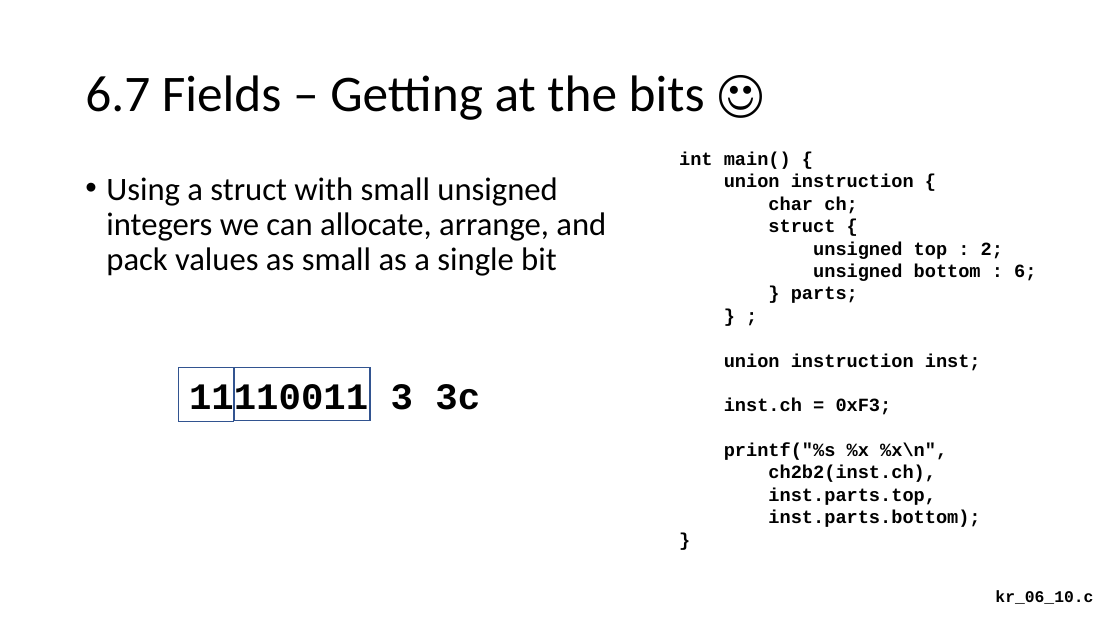
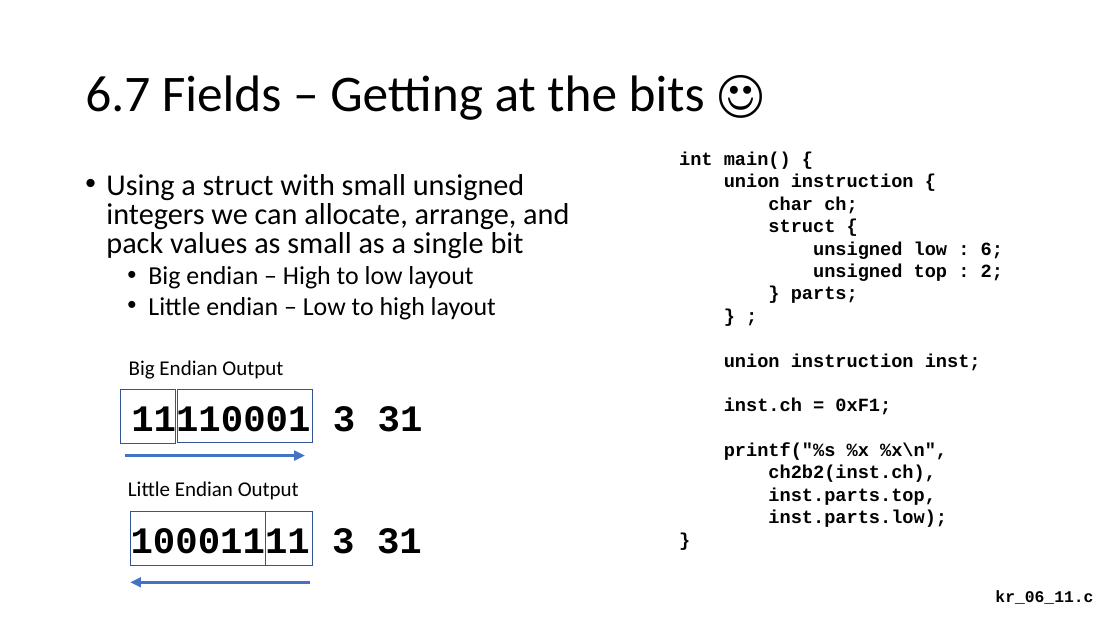
Before and after one commit to csev/cc4e, a slide deck: slide 40 of lectures/old/KR-6-Max.pptx. Drawn at 1120x630 pixels with LibreOffice and Linux fonts; fonts in the diff are those of the drawing. Boxes give left, top, right and bottom in pixels: in the first picture for what was removed or moved away, otherwise in the second. Text is boxed around its words. In the diff, an @@ line names an element or a change of style, - is before the commit and + after.

```diff
--- a/lectures/old/KR-6-Max.pptx
+++ b/lectures/old/KR-6-Max.pptx
@@ text at bbox=[106, 174, 569, 259]: size 28 to 25.9 pt in "Using a struct with small unsigned integers ..."; line spacing 0.9 to 0.8 @@
@@ text at bbox=[148, 266, 496, 320]: paragraphs added @@
+  • Big endian – High to low layout
+  • Little endian – Low to high layout
@@ text at bbox=[813, 242, 1003, 259]: paragraph added @@
+unsigned low : 6;
@@ text at bbox=[813, 264, 1036, 281]: paragraph removed @@
-unsigned bottom : 6;
@@ text added at bbox=[129, 360, 283, 379], 18 pt, text #000000 @@
+Big Endian Output
@@ rectangle: place and size @@
-rectangle at bbox=[235, 367, 371, 421]
+rectangle at bbox=[177, 389, 313, 443]
@@ rectangle: place and size @@
-rectangle at bbox=[178, 368, 234, 422]
+rectangle at bbox=[120, 390, 176, 444]
@@ text at bbox=[131, 404, 423, 441]: text changed @@
-11110011 3 3c
+11110001 3 31
@@ text at bbox=[724, 398, 891, 415]: text changed @@
-inst.ch = 0xF3;
+inst.ch = 0xF1;
@@ arrow added from (125, 455) to (305, 455), #4472C4 3 pt @@
@@ text added at bbox=[128, 481, 299, 500], 18 pt, text #000000 @@
+Little Endian Output
@@ rectangle added at bbox=[130, 512, 266, 565], outline #325491 1 pt @@
@@ text added at bbox=[131, 526, 422, 563], 32 pt, text #000000, bold @@
+10001111 3 31
@@ rectangle added at bbox=[266, 512, 313, 565], outline #325491 1 pt @@
@@ text at bbox=[768, 510, 947, 527]: text changed @@
-inst.parts.bottom);
+inst.parts.low);
@@ arrow added from (310, 582) to (130, 582), #4472C4 3 pt @@
@@ text at bbox=[995, 590, 1093, 604]: text changed @@
-kr_06_10.c
+kr_06_11.c
```
Also in this commit, not shown: 1 other slide changed, 1 other file.
